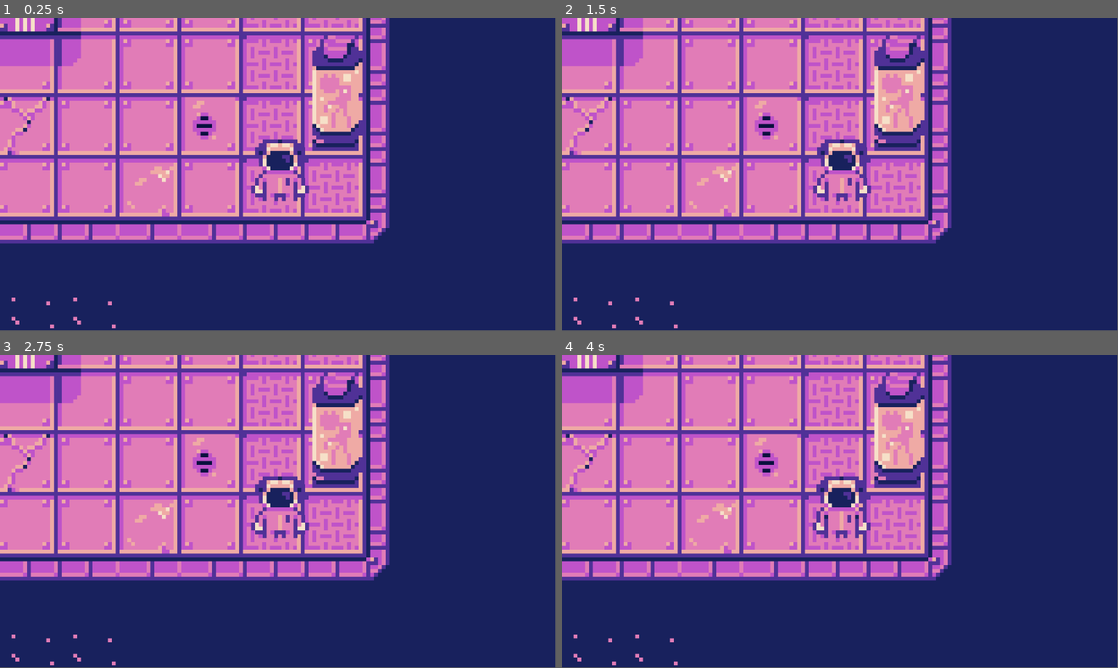
Above: before the commit, frames 1-4 (two rows, left to right).
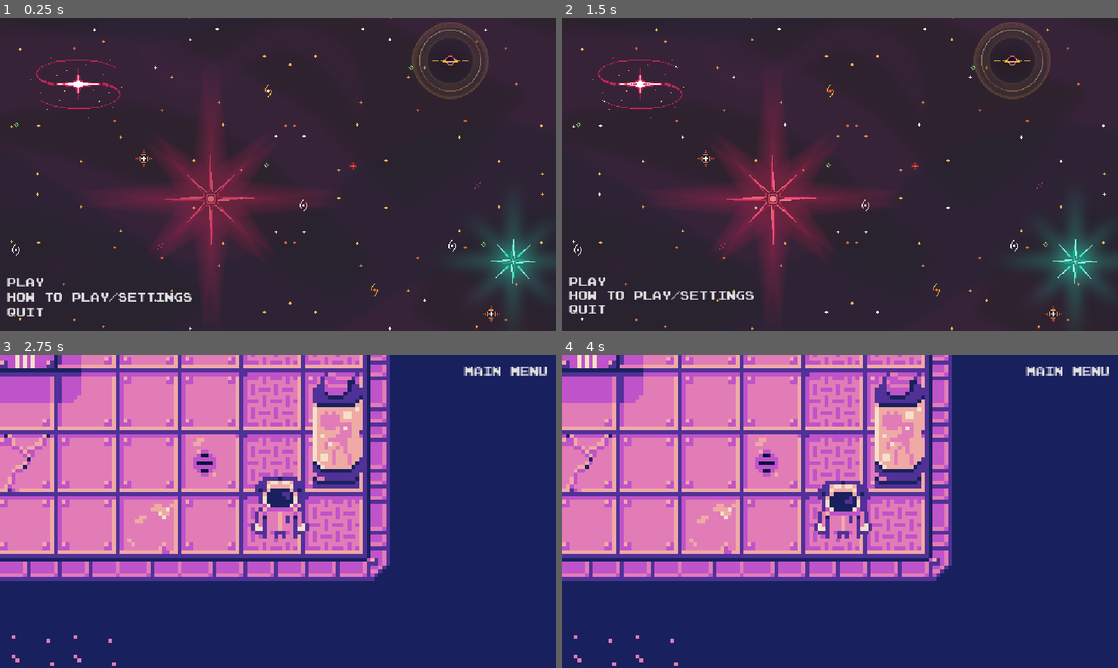
Above: after the commit, the same moments.

Repository: M-a-b-e-l/CISC2540---2D-Game-group-6
Game: Godot game, scene res://Scenes/MainMenu.tscn
The game is run twice, just before and just after one commit, with the same random seed, the same clock (stepped at 60 frames per second) and the same inputs. Before the commit the project starts from res://Scenes/main_scene.tscn.
Inputs (mouse positions are in pixels of both pictures, inside the frame that each line leads up to):
- Up to frame 1 (0.25 s): no input
- Up to frame 2 (1.5 s): click (662, 296) at 0.5 s, where only the run after the commit has a clickable "How to Play/Settings"; click (595, 309) at 1.25 s, where only the run after the commit has a clickable "Back to Main"
- Up to frame 3 (2.75 s): click (100, 617) at 2 s, where only the run after the commit has a clickable "Play"
- Up to frame 4 (4 s): click (1067, 370) at 2.75 s, where only the run after the commit has a clickable "Main Menu"; click (662, 617) at 3.5 s, where only the run after the commit has a clickable "Play"
In our replay, the window is 799x449 before the commit and 800x450 after it. These sizes can differ from the game's own. Grey fills any space a smaller window leaves; there, only what the larger window draws over its background counts as a difference.

The runs differ from the first frame. In frame 1, 100% of the frame differs, in the area x 0-100%, y 0-100%; in frame 2, 100%; in frame 3, 4.0%; in frame 4, 4.7%.

Commit message:
Made some edits to the main menu and added folders for organization

Diff:
--- a/group_6_2d_game/Scenes/MainMenu.tscn
+++ b/group_6_2d_game/Scenes/MainMenu.tscn
@@ -1,8 +1,224 @@
-[gd_scene load_steps=4 format=3 uid="uid://clu243djdrff6"]
-
-[ext_resource type="Script" path="res://main_menu.gd" id="1_jdffq"]
+[gd_scene load_steps=37 format=3 uid="uid://clu243djdrff6"]
+
+[ext_resource type="Script" path="res://Scripts/main_menu.gd" id="1_jdffq"]
 [ext_resource type="FontFile" uid="uid://htx5t07ltj12" path="res://Fonts/Emulogic-zrEw.ttf" id="2_1redm"]
-[ext_resource type="Theme" uid="uid://d0lvdha57nic3" path="res://main_menu_theme.tres" id="2_hnq5v"]
+[ext_resource type="Theme" uid="uid://d0lvdha57nic3" path="res://Themes/main_menu_theme.tres" id="2_hnq5v"]
+[ext_resource type="Texture2D" uid="uid://csv4hyqyb8fo3" path="res://Assets/Starry background  - Layer 01 - Void.png" id="2_upyoh"]
+[ext_resource type="Texture2D" uid="uid://bg4xf8et13k8m" path="res://Assets/Starry background  - Layer 02 - Stars.png" id="3_pfmaa"]
+[ext_resource type="Texture2D" uid="uid://c43m7loxpy5nb" path="res://Assets/Starry background  - Layer 03 - Stars.png" id="4_cdsn8"]
+
+[sub_resource type="AtlasTexture" id="AtlasTexture_ayvck"]
+atlas = ExtResource("2_upyoh")
+region = Rect2(0, 0, 640, 360)
+
+[sub_resource type="AtlasTexture" id="AtlasTexture_pwe13"]
+atlas = ExtResource("2_upyoh")
+region = Rect2(640, 0, 640, 360)
+
+[sub_resource type="AtlasTexture" id="AtlasTexture_m2g8h"]
+atlas = ExtResource("2_upyoh")
+region = Rect2(1280, 0, 640, 360)
+
+[sub_resource type="AtlasTexture" id="AtlasTexture_a4qe1"]
+atlas = ExtResource("2_upyoh")
+region = Rect2(1920, 0, 640, 360)
+
+[sub_resource type="AtlasTexture" id="AtlasTexture_uq52j"]
+atlas = ExtResource("2_upyoh")
+region = Rect2(2560, 0, 640, 360)
+
+[sub_resource type="AtlasTexture" id="AtlasTexture_xtibc"]
+atlas = ExtResource("2_upyoh")
+region = Rect2(3200, 0, 640, 360)
+
+[sub_resource type="AtlasTexture" id="AtlasTexture_hqntv"]
+atlas = ExtResource("2_upyoh")
+region = Rect2(3840, 0, 640, 360)
+
+[sub_resource type="AtlasTexture" id="AtlasTexture_libnn"]
+atlas = ExtResource("2_upyoh")
+region = Rect2(4480, 0, 640, 360)
+
+[sub_resource type="AtlasTexture" id="AtlasTexture_sojpc"]
+atlas = ExtResource("2_upyoh")
+region = Rect2(5120, 0, 640, 360)
+
+[sub_resource type="SpriteFrames" id="SpriteFrames_7adro"]
+animations = [{
+"frames": [{
+"duration": 1.0,
+"texture": SubResource("AtlasTexture_ayvck")
+}, {
+"duration": 1.0,
+"texture": SubResource("AtlasTexture_pwe13")
+}, {
+"duration": 1.0,
+"texture": SubResource("AtlasTexture_m2g8h")
+}, {
+"duration": 1.0,
+"texture": SubResource("AtlasTexture_a4qe1")
+}, {
+"duration": 1.0,
+"texture": SubResource("AtlasTexture_uq52j")
+}, {
+"duration": 1.0,
+"texture": SubResource("AtlasTexture_xtibc")
+}, {
+"duration": 1.0,
+"texture": SubResource("AtlasTexture_hqntv")
+}, {
+"duration": 1.0,
+"texture": SubResource("AtlasTexture_libnn")
+}, {
+"duration": 1.0,
+"texture": SubResource("AtlasTexture_sojpc")
+}],
+"loop": true,
+"name": &"default",
+"speed": 5.0
+}]
+
+[sub_resource type="AtlasTexture" id="AtlasTexture_1aqca"]
+atlas = ExtResource("3_pfmaa")
+region = Rect2(0, 0, 640, 360)
+
+[sub_resource type="AtlasTexture" id="AtlasTexture_csjq7"]
+atlas = ExtResource("3_pfmaa")
+region = Rect2(640, 0, 640, 360)
+
+[sub_resource type="AtlasTexture" id="AtlasTexture_4cgxs"]
+atlas = ExtResource("3_pfmaa")
+region = Rect2(1280, 0, 640, 360)
+
+[sub_resource type="AtlasTexture" id="AtlasTexture_a6l7k"]
+atlas = ExtResource("3_pfmaa")
+region = Rect2(1920, 0, 640, 360)
+
+[sub_resource type="AtlasTexture" id="AtlasTexture_hray1"]
+atlas = ExtResource("3_pfmaa")
+region = Rect2(2560, 0, 640, 360)
+
+[sub_resource type="AtlasTexture" id="AtlasTexture_a2roo"]
+atlas = ExtResource("3_pfmaa")
+region = Rect2(3200, 0, 640, 360)
+
+[sub_resource type="AtlasTexture" id="AtlasTexture_8gdy1"]
+atlas = ExtResource("3_pfmaa")
+region = Rect2(3840, 0, 640, 360)
+
+[sub_resource type="AtlasTexture" id="AtlasTexture_c85ox"]
+atlas = ExtResource("3_pfmaa")
+region = Rect2(4480, 0, 640, 360)
+
+[sub_resource type="AtlasTexture" id="AtlasTexture_0v8s5"]
+atlas = ExtResource("3_pfmaa")
+region = Rect2(5120, 0, 640, 360)
+
+[sub_resource type="SpriteFrames" id="SpriteFrames_fhuee"]
+animations = [{
+"frames": [{
+"duration": 1.0,
+"texture": SubResource("AtlasTexture_1aqca")
+}, {
+"duration": 1.0,
+"texture": SubResource("AtlasTexture_csjq7")
+}, {
+"duration": 1.0,
+"texture": SubResource("AtlasTexture_4cgxs")
+}, {
+"duration": 1.0,
+"texture": SubResource("AtlasTexture_a6l7k")
+}, {
+"duration": 1.0,
+"texture": SubResource("AtlasTexture_hray1")
+}, {
+"duration": 1.0,
+"texture": SubResource("AtlasTexture_a2roo")
+}, {
+"duration": 1.0,
+"texture": SubResource("AtlasTexture_8gdy1")
+}, {
+"duration": 1.0,
+"texture": SubResource("AtlasTexture_c85ox")
+}, {
+"duration": 1.0,
+"texture": SubResource("AtlasTexture_0v8s5")
+}],
+"loop": true,
+"name": &"default",
+"speed": 5.0
+}]
+
+[sub_resource type="AtlasTexture" id="AtlasTexture_q7ui2"]
+atlas = ExtResource("4_cdsn8")
+region = Rect2(0, 0, 640, 360)
+
+[sub_resource type="AtlasTexture" id="AtlasTexture_uomnt"]
+atlas = ExtResource("4_cdsn8")
+region = Rect2(640, 0, 640, 360)
+
+[sub_resource type="AtlasTexture" id="AtlasTexture_o2ito"]
+atlas = ExtResource("4_cdsn8")
+region = Rect2(1280, 0, 640, 360)
+
+[sub_resource type="AtlasTexture" id="AtlasTexture_ee8ae"]
+atlas = ExtResource("4_cdsn8")
+region = Rect2(1920, 0, 640, 360)
+
+[sub_resource type="AtlasTexture" id="AtlasTexture_26ym7"]
+atlas = ExtResource("4_cdsn8")
+region = Rect2(2560, 0, 640, 360)
+
+[sub_resource type="AtlasTexture" id="AtlasTexture_0vtfd"]
+atlas = ExtResource("4_cdsn8")
+region = Rect2(3200, 0, 640, 360)
+
+[sub_resource type="AtlasTexture" id="AtlasTexture_alv5o"]
+atlas = ExtResource("4_cdsn8")
+region = Rect2(3840, 0, 640, 360)
+
+[sub_resource type="AtlasTexture" id="AtlasTexture_mrlkp"]
+atlas = ExtResource("4_cdsn8")
+region = Rect2(4480, 0, 640, 360)
+
+[sub_resource type="AtlasTexture" id="AtlasTexture_0n1a8"]
+atlas = ExtResource("4_cdsn8")
+region = Rect2(5120, 0, 640, 360)
+
+[sub_resource type="SpriteFrames" id="SpriteFrames_oedx4"]
+animations = [{
+"frames": [{
+"duration": 1.0,
+"texture": SubResource("AtlasTexture_q7ui2")
+}, {
+"duration": 1.0,
+"texture": SubResource("AtlasTexture_uomnt")
+}, {
+"duration": 1.0,
+"texture": SubResource("AtlasTexture_o2ito")
+}, {
+"duration": 1.0,
+"texture": SubResource("AtlasTexture_ee8ae")
+}, {
+"duration": 1.0,
+"texture": SubResource("AtlasTexture_26ym7")
+}, {
+"duration": 1.0,
+"texture": SubResource("AtlasTexture_0vtfd")
+}, {
+"duration": 1.0,
+"texture": SubResource("AtlasTexture_alv5o")
+}, {
+"duration": 1.0,
+"texture": SubResource("AtlasTexture_mrlkp")
+}, {
+"duration": 1.0,
+"texture": SubResource("AtlasTexture_0n1a8")
+}],
+"loop": true,
+"name": &"default",
+"speed": 5.0
+}]
 
 [node name="Menu" type="Control"]
 layout_mode = 3
@@ -12,6 +228,24 @@
 grow_horizontal = 2
 grow_vertical = 2
 script = ExtResource("1_jdffq")
+
+[node name="AnimatedSprite2D" type="AnimatedSprite2D" parent="."]
+position = Vector2(601, 344)
+scale = Vector2(2, 2)
+sprite_frames = SubResource("SpriteFrames_7adro")
+autoplay = "default"
+
+[node name="AnimatedSprite2D2" type="AnimatedSprite2D" parent="."]
+position = Vector2(601, 344)
+scale = Vector2(2, 2)
+sprite_frames = SubResource("SpriteFrames_fhuee")
+autoplay = "default"
+
+[node name="AnimatedSprite2D3" type="AnimatedSprite2D" parent="."]
+position = Vector2(601, 344)
+scale = Vector2(2, 2)
+sprite_frames = SubResource("SpriteFrames_oedx4")
+autoplay = "default"
 
 [node name="VBoxContainer" type="VBoxContainer" parent="."]
 layout_mode = 1
@@ -23,11 +257,12 @@
 offset_right = 113.0
 offset_bottom = -14.0
 grow_vertical = 0
+scale = Vector2(1.2, 1.2)
 
 [node name="Play Button" type="Button" parent="VBoxContainer"]
 layout_mode = 2
 theme = ExtResource("2_hnq5v")
-theme_override_colors/font_hover_color = Color(0.54902, 0.313726, 0.796078, 1)
+theme_override_colors/font_hover_color = Color(0.160784, 0.811765, 0.678431, 1)
 theme_override_fonts/font = ExtResource("2_1redm")
 text = "Play"
 alignment = 0
@@ -35,7 +270,7 @@
 [node name="How to Play_Settings Button" type="Button" parent="VBoxContainer"]
 layout_mode = 2
 theme = ExtResource("2_hnq5v")
-theme_override_colors/font_hover_color = Color(0.54902, 0.313726, 0.796078, 1)
+theme_override_colors/font_hover_color = Color(0.160784, 0.811765, 0.678431, 1)
 theme_override_fonts/font = ExtResource("2_1redm")
 text = "How to Play/Settings"
 alignment = 0
@@ -44,7 +279,7 @@
 layout_mode = 2
 focus_neighbor_bottom = NodePath("../Play Button")
 theme = ExtResource("2_hnq5v")
-theme_override_colors/font_hover_color = Color(0.550843, 0.312927, 0.795294, 1)
+theme_override_colors/font_hover_color = Color(0.160784, 0.811765, 0.678431, 1)
 theme_override_fonts/font = ExtResource("2_1redm")
 text = "Quit"
 alignment = 0
--- a/group_6_2d_game/Scenes/Player.tscn
+++ b/group_6_2d_game/Scenes/Player.tscn
@@ -1,7 +1,7 @@
 [gd_scene load_steps=11 format=3 uid="uid://codqmq87vr5pb"]
 
 [ext_resource type="Texture2D" uid="uid://dykdgq32vpr4q" path="res://Assets/CosmicLilac_AnimatedSpriteSheet/CosmicLilac_AnimatedSpriteSheet.png" id="1_p28xm"]
-[ext_resource type="Script" path="res://Scenes/Player.gd" id="1_xaulu"]
+[ext_resource type="Script" path="res://Scripts/Player.gd" id="1_xaulu"]
 
 [sub_resource type="CapsuleShape2D" id="CapsuleShape2D_ktcub"]
 radius = 4.0
--- a/group_6_2d_game/Scenes/how_to_play_scene.tscn
+++ b/group_6_2d_game/Scenes/how_to_play_scene.tscn
@@ -1,7 +1,7 @@
 [gd_scene load_steps=3 format=3 uid="uid://crc2hijb7nbku"]
 
-[ext_resource type="Script" path="res://Scenes/how_to_play_scene.gd" id="1_2ljhf"]
-[ext_resource type="Theme" uid="uid://d0lvdha57nic3" path="res://main_menu_theme.tres" id="2_hr4og"]
+[ext_resource type="Script" path="res://Scripts/how_to_play_scene.gd" id="1_2ljhf"]
+[ext_resource type="Theme" uid="uid://d0lvdha57nic3" path="res://Themes/main_menu_theme.tres" id="2_hr4og"]
 
 [node name="Control" type="Control"]
 layout_mode = 3
@@ -21,6 +21,7 @@
 offset_right = 54.0
 offset_bottom = 23.0
 grow_horizontal = 2
+scale = Vector2(1.2, 1.2)
 text = "How to play"
 
 [node name="VBoxContainer" type="VBoxContainer" parent="."]
@@ -31,6 +32,7 @@
 offset_top = -58.0
 offset_right = 108.0
 grow_vertical = 0
+scale = Vector2(1.2, 1.2)
 
 [node name="Back to Main" type="Button" parent="VBoxContainer"]
 layout_mode = 2
--- a/group_6_2d_game/Scenes/main_scene.tscn
+++ b/group_6_2d_game/Scenes/main_scene.tscn
@@ -1,8 +1,11 @@
-[gd_scene load_steps=10 format=4 uid="uid://b7a7f7hpf8p0k"]
-
-[ext_resource type="PackedScene" uid="uid://bkwud4epbvkxc" path="res://portal.tscn" id="1_5nmis"]
+[gd_scene load_steps=13 format=4 uid="uid://b7a7f7hpf8p0k"]
+
+[ext_resource type="PackedScene" uid="uid://bkwud4epbvkxc" path="res://Scenes/portal.tscn" id="1_5nmis"]
 [ext_resource type="Texture2D" uid="uid://cjupec5pbv2cx" path="res://Assets/CosmicLilac_Tiles.png" id="1_p53sb"]
 [ext_resource type="PackedScene" uid="uid://codqmq87vr5pb" path="res://Scenes/Player.tscn" id="2_p8c7s"]
+[ext_resource type="Script" path="res://Scripts/control.gd" id="3_n00oh"]
+[ext_resource type="Theme" uid="uid://d0lvdha57nic3" path="res://Themes/main_menu_theme.tres" id="4_rwkct"]
+[ext_resource type="FontFile" uid="uid://htx5t07ltj12" path="res://Fonts/Emulogic-zrEw.ttf" id="5_5b3j5"]
 
 [sub_resource type="TileSetAtlasSource" id="TileSetAtlasSource_y5l8g"]
 texture = ExtResource("1_p53sb")
@@ -206,6 +209,35 @@
 position_smoothing_enabled = true
 position_smoothing_speed = 4.0
 
+[node name="Control" type="Control" parent="CharacterBody2D/Camera2D"]
+layout_mode = 3
+anchors_preset = 0
+offset_left = -72.0
+offset_top = -41.0
+offset_right = 72.0
+offset_bottom = 41.0
+script = ExtResource("3_n00oh")
+
+[node name="VBoxContainer" type="VBoxContainer" parent="CharacterBody2D/Camera2D/Control"]
+layout_mode = 1
+anchors_preset = 1
+anchor_left = 1.0
+anchor_right = 1.0
+offset_left = -24.0
+offset_top = 3.0
+offset_right = 48.0
+offset_bottom = 16.0
+grow_horizontal = 0
+scale = Vector2(0.3, 0.3)
+
+[node name="Button" type="Button" parent="CharacterBody2D/Camera2D/Control/VBoxContainer"]
+z_index = 5
+layout_mode = 2
+theme = ExtResource("4_rwkct")
+theme_override_fonts/font = ExtResource("5_5b3j5")
+theme_override_font_sizes/font_size = 8
+text = "Main Menu"
+
 [node name="Area2D" type="Area2D" parent="CharacterBody2D"]
 
 [node name="CollisionShape2D" type="CollisionShape2D" parent="CharacterBody2D/Area2D"]
@@ -242,6 +274,7 @@
 [node name="Portal4" type="Sprite2D" parent="."]
 position = Vector2(951, 198)
 
+[connection signal="pressed" from="CharacterBody2D/Camera2D/Control/VBoxContainer/Button" to="CharacterBody2D/Camera2D/Control" method="_on_button_pressed"]
 [connection signal="area_entered" from="CharacterBody2D/Area2D" to="CharacterBody2D" method="_on_area_2d_area_entered"]
 
 [editable path="CharacterBody2D"]
--- /dev/null
+++ b/group_6_2d_game/Scripts/control.gd
@@ -0,0 +1,15 @@
+extends Control
+
+
+# Called when the node enters the scene tree for the first time.
+func _ready() -> void:
+	pass # Replace with function body.
+
+
+# Called every frame. 'delta' is the elapsed time since the previous frame.
+func _process(delta: float) -> void:
+	pass
+
+
+func _on_button_pressed() -> void:
+	get_tree().change_scene_to_file("res://Scenes/MainMenu.tscn")
--- a/group_6_2d_game/project.godot
+++ b/group_6_2d_game/project.godot
@@ -11,12 +11,16 @@
 [application]
 
 config/name="group_6_2D_game"
-run/main_scene="res://Scenes/main_scene.tscn"
+run/main_scene="res://Scenes/MainMenu.tscn"
 config/features=PackedStringArray("4.3", "GL Compatibility")
 
 [autoload]
 
-BgMusic="*res://bg_music.tscn"
+BgMusic="*res://Scenes/bg_music.tscn"
+
+[display]
+
+window/stretch/mode="canvas_items"
 
 [rendering]
 
Binary file added: group_6_2d_game/Assets/Starry background - Layer 01 - Void.png
Not shown, added: group_6_2d_game/Assets/Starry background - Layer 01 - Void.png.import
Binary file added: group_6_2d_game/Assets/Starry background - Layer 02 - Stars.png
Not shown, added: group_6_2d_game/Assets/Starry background - Layer 02 - Stars.png.import
Binary file added: group_6_2d_game/Assets/Starry background - Layer 03 - Stars.png
Not shown, added: group_6_2d_game/Assets/Starry background - Layer 03 - Stars.png.import
Binary file added: group_6_2d_game/Fonts/Backgrounds/Aseprite/Starry background.aseprite
Binary file added: group_6_2d_game/Fonts/Backgrounds/PNGs/Condesed/Starry background - Layer 01 - Void.png
Not shown, added: group_6_2d_game/Fonts/Backgrounds/PNGs/Condesed/Starry background - Layer 01 - Void.png.import
Binary file added: group_6_2d_game/Fonts/Backgrounds/PNGs/Condesed/Starry background - Layer 02 - Stars.png
Not shown, added: group_6_2d_game/Fonts/Backgrounds/PNGs/Condesed/Starry background - Layer 02 - Stars.png.import
Binary file added: group_6_2d_game/Fonts/Backgrounds/PNGs/Condesed/Starry background - Layer 03 - Stars.png
(and 21 more such lines)
